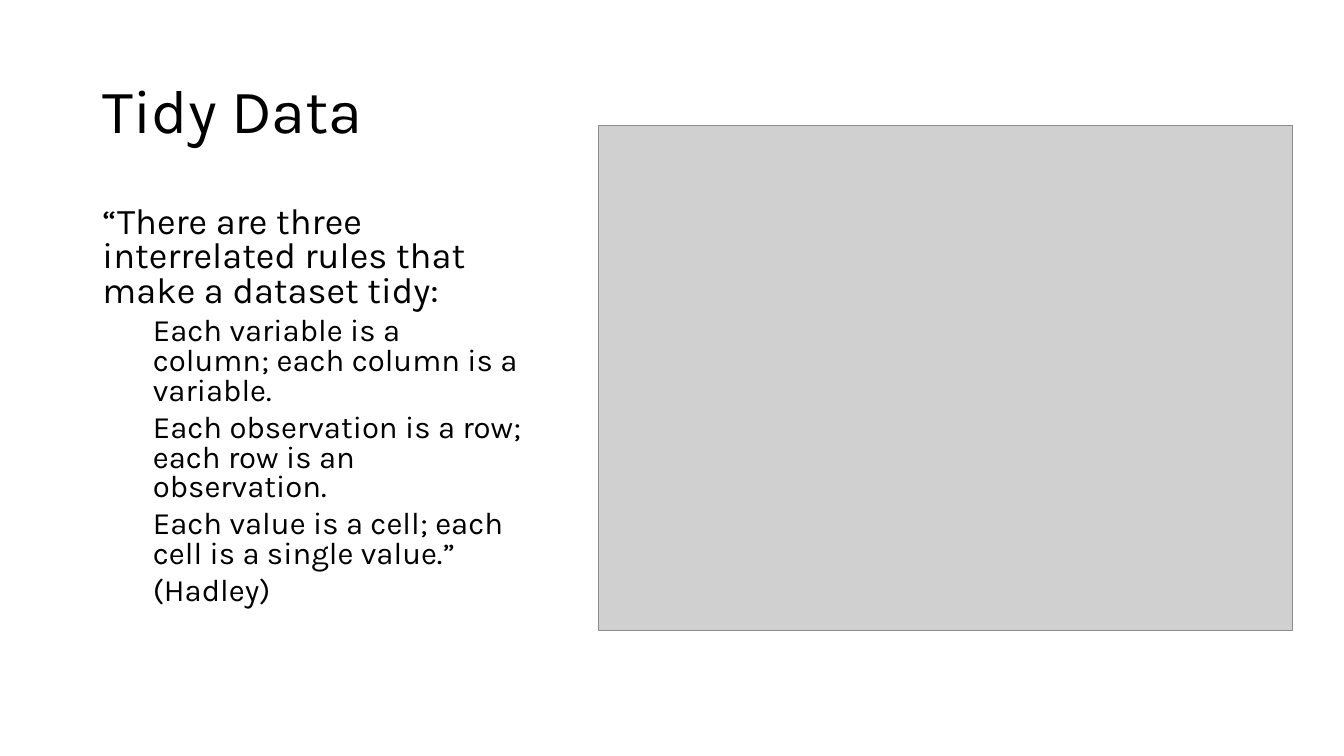
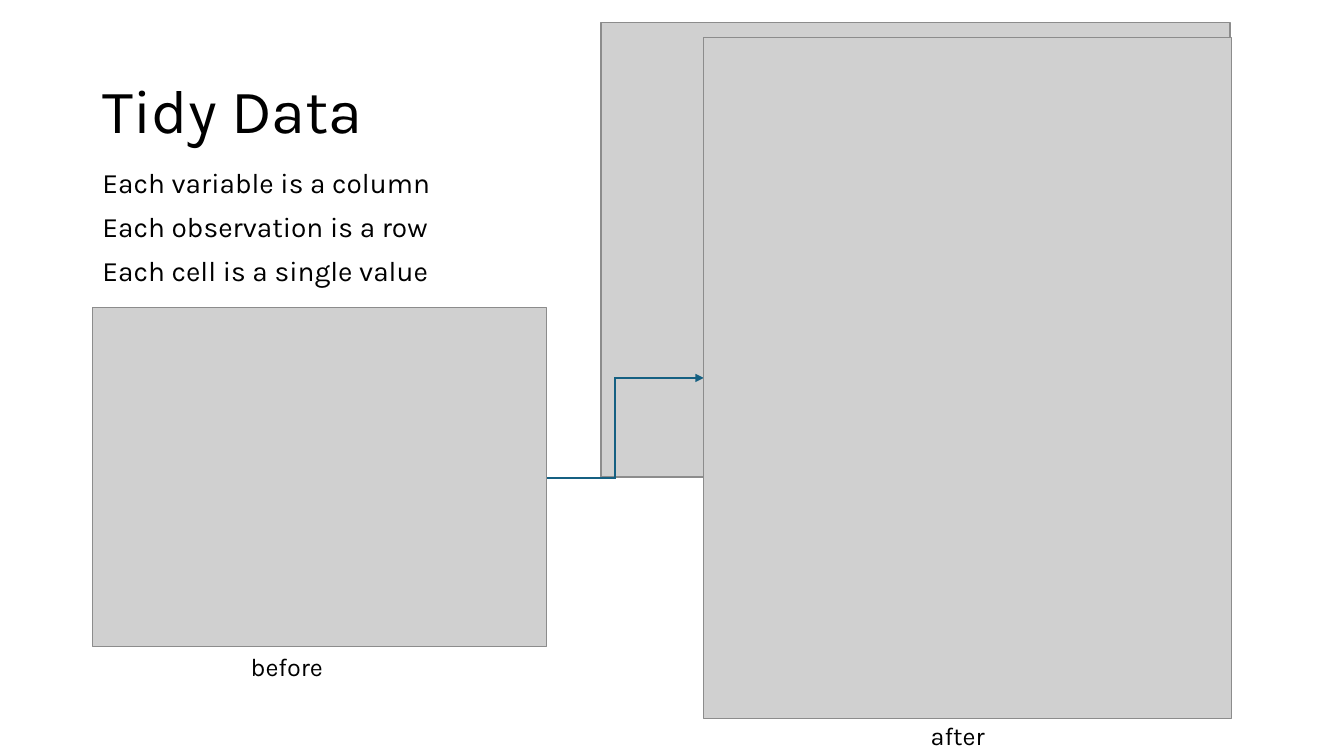
Before and after one commit to Iwestlauer/doing_data_science, a slide deck: slide 9 of Unit 4 Tidyverse/Isabella_Westlauer_FLS_Unit4.pptx (slide 5 before the commit). Drawn at 1344x756 pixels with LibreOffice and Linux fonts; fonts in the diff are those of the drawing; grey boxes stand for pictures. Boxes give left, top, right and bottom in pixels: in the first picture for what was removed or moved away, otherwise in the second. Text is boxed around its words. In the diff, an @@ line names an element or a change of style, - is before the commit and + after.

```diff
--- a/Unit 4 Tidyverse/Isabella_Westlauer_FLS_Unit4.pptx
+++ b/Unit 4 Tidyverse/Isabella_Westlauer_FLS_Unit4.pptx
@@ picture added at (601, 22, 1230, 477) @@
@@ picture: place and size @@
-picture at (599, 126, 1293, 630)
+picture at (704, 37, 1232, 718)
@@ text at (102, 173, 430, 288): text changed; size 22.2 to 20 pt @@
-“There are three interrelated rules that make a dataset tidy:
-  Each variable is a column; each column is a variable.
-  Each observation is a row; each row is an observation.
-  Each value is a cell; each cell is a single value.”
-  (Hadley)
+Each variable is a column
+Each observation is a row
+Each cell is a single value
@@ picture added at (93, 308, 547, 646) @@
@@ elbow arrow added from (526, 478) to (704, 378), #156082 1.5 pt @@
@@ text added at (251, 658, 323, 677), 18 pt, text #000000 @@
+before
@@ text added at (931, 727, 985, 746), 18 pt, text #000000 @@
+after
```
Also in this commit, not shown: 3 other slides changed, 10 slides added, 2 slides removed, 7 other files.
